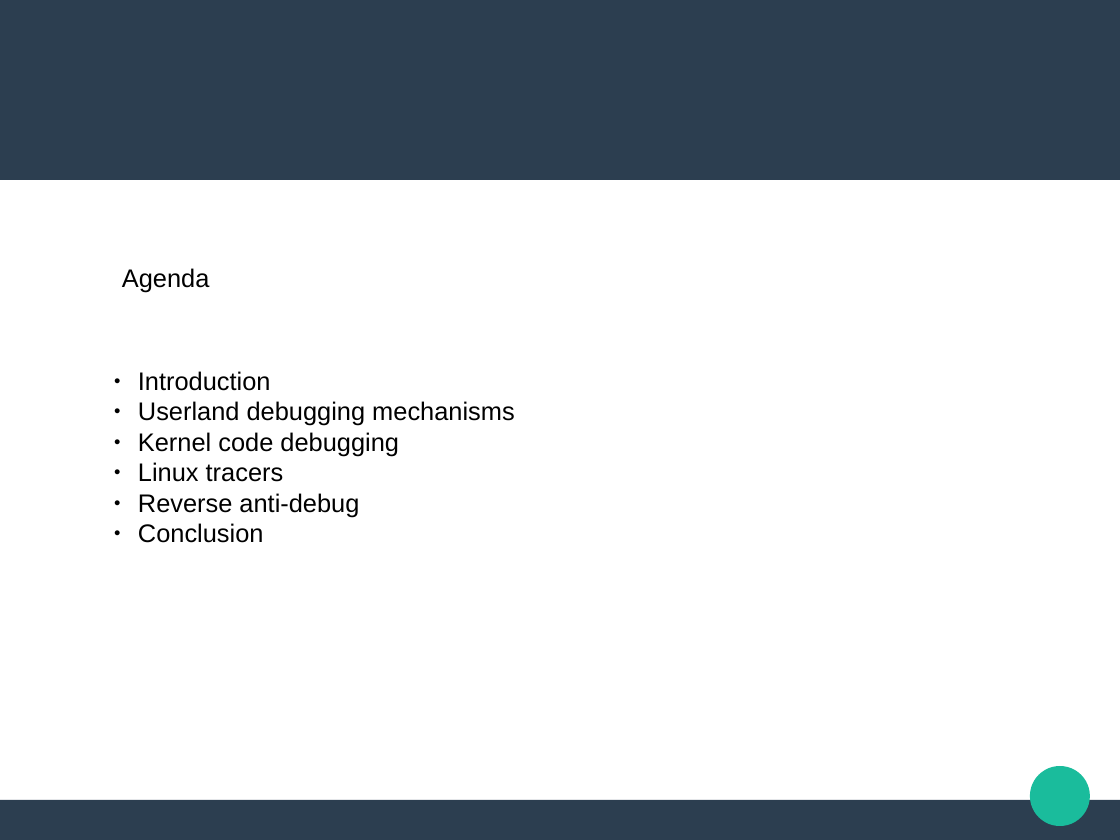
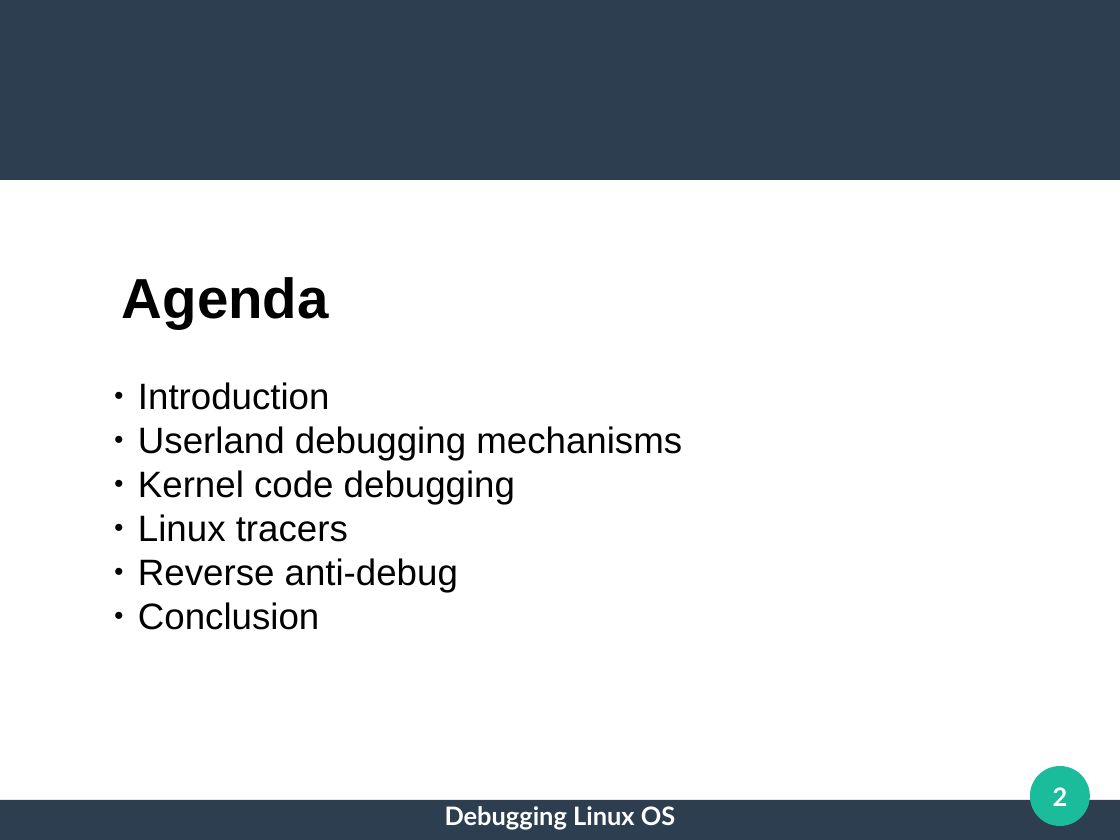
Before and after one commit to jugurthab/jugurthab.github.io, a slide deck: slide 2 of debug_linux_kernel/Final-Year-Project-Defense-Presentation/presentation.odp. Drawn at 1120x840 pixels with LibreOffice and Linux fonts; fonts in the diff are those of the drawing. Boxes give left, top, right and bottom in pixels: in the first picture for what was removed or moved away, otherwise in the second. Text is boxed around its words. In the diff, an @@ line names an element or a change of style, - is before the commit and + after.

```diff
--- a/debug_linux_kernel/Final-Year-Project-Defense-Presentation/presentation.odp
+++ b/debug_linux_kernel/Final-Year-Project-Defense-Presentation/presentation.odp
@@ text "Agenda" at <box>122,277,329,329</box>: size 18 to 40 pt, bold on; alignment left to justified @@
@@ text "Introduction": place and size @@
-text "Introduction" at <box>138,371,515,543</box>
+text "Introduction" at <box>138,382,682,630</box>
@@ text "Introduction" at <box>138,382,682,630</box>: size 18 to 26 pt @@
@@ text added at <box>445,806,675,829</box>, 18 pt, text #FFFFFF, bold @@
+Debugging Linux OS
@@ page number added at <box>1053,787,1068,806</box>, 18 pt, text #FFFFFF, bold @@
+2
```
Also in this commit, not shown: 2 other slides changed, 1 slide added, 1 slide removed, 26 other files.
